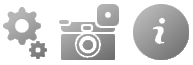
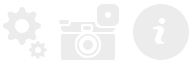
Before/after of a 193 x 65 layered artwork. What changed in the layer stack:
moved "Pasted Layer" above "Layer", painted on it over (3, 4, 189, 60)
renamed "Pasted Layer #2" to "Layer", hid it, painted on it over (3, 4, 189, 60)
removed layer "Pasted Layer #1" over (59, 4, 119, 60)
